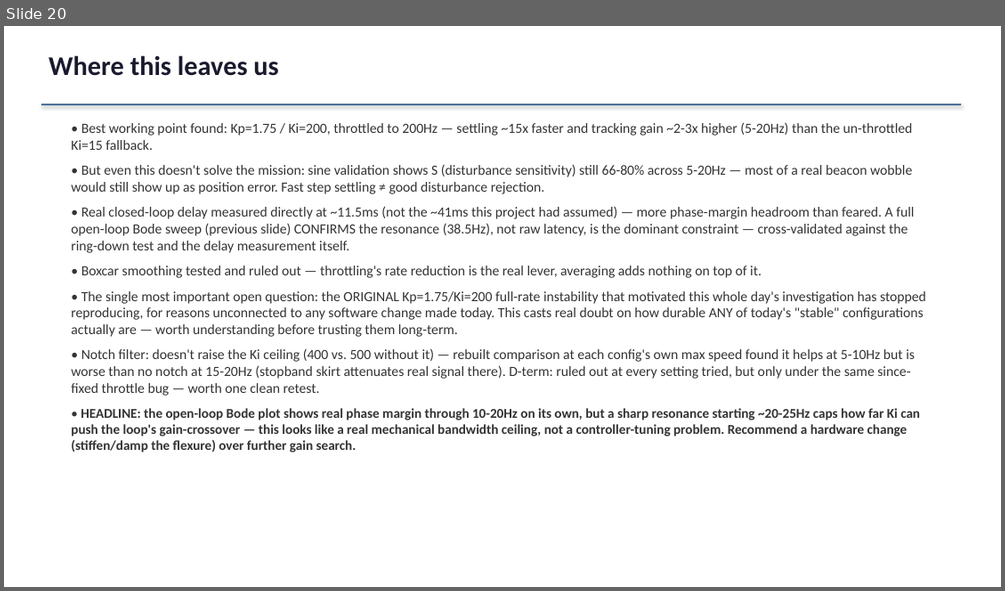
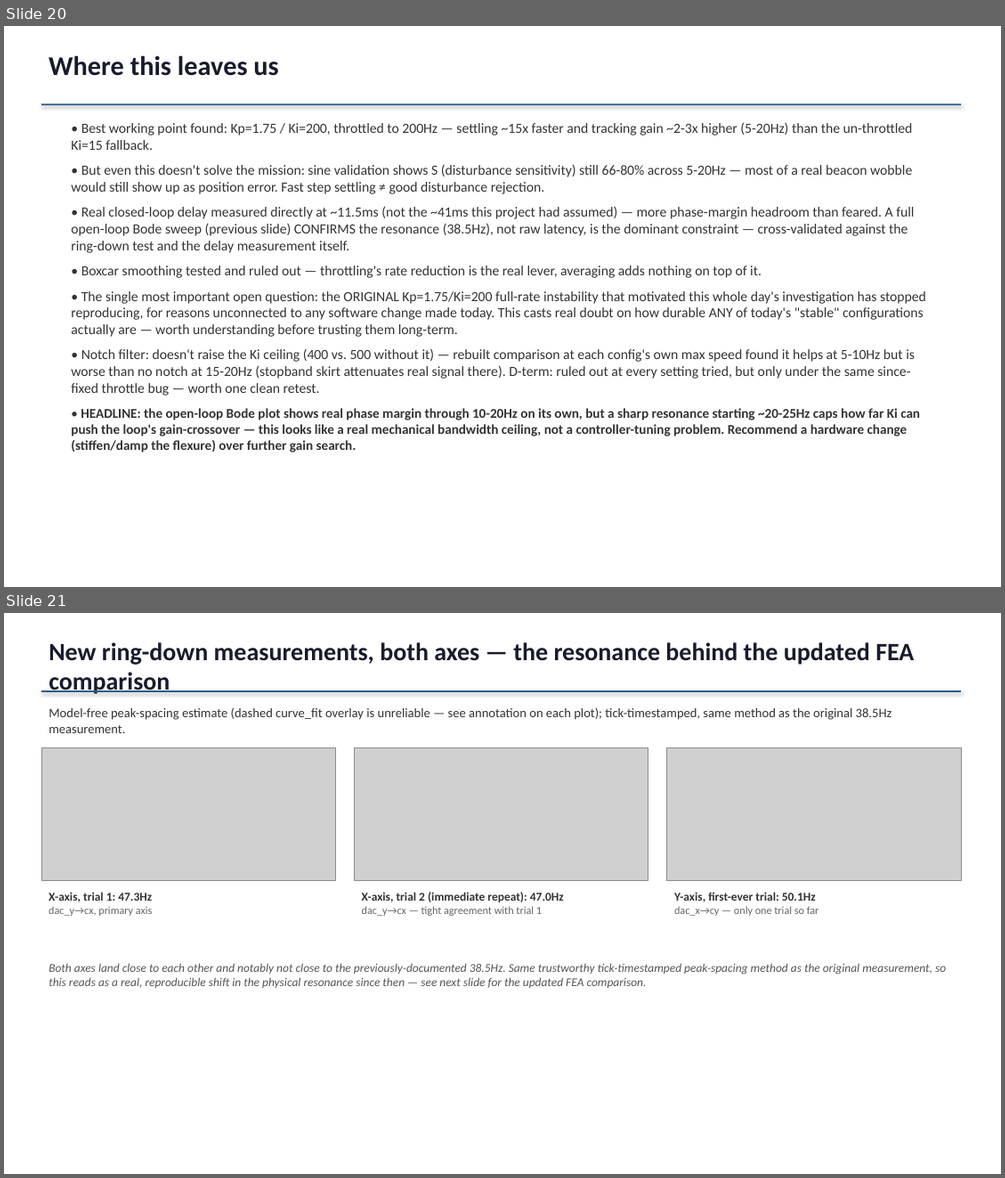
Before and after one commit to ucsbdeepspace/rpi_camera_system, a slide deck: docs/session_results_2026-08-18_pid_tuning.pptx. Shown one above the other, each under a label of ours: slide 20 before the commit, slides 20 and 21 after it. The pictures are 1005x591 and 1005x1178 pixels, drawn with LibreOffice and Linux fonts; fonts in the diff are those of the drawing; grey boxes stand for pictures. Boxes give left, top, right and bottom in pixels: in the first picture for what was removed or moved away, otherwise in the second. Text is boxed around its words. In the diff, an @@ line names an element or a change of style, - is before the commit and + after.

Commit message:
docs: add ring-down plots slide before the FEA-vs-bench comparison slide

```diff
--- a/docs/session_results_2026-08-18_pid_tuning.pptx
+++ b/docs/session_results_2026-08-18_pid_tuning.pptx
@@ slide 21 added at <box>4,613,1001,1174</box>, background #FFFFFF @@
@@ text added at <box>48,642,914,665</box>, 24 pt, text #1A1A2E, bold @@
+New ring-down measurements, both axes — the resonance behind the updated FEA comparison
@@ line added from (41, 691) to (961, 691), #2E5C8A 1.5 pt @@
@@ text added at <box>48,707,892,733</box>, 12.5 pt, text #333333 @@
+Model-free peak-spacing estimate (dashed curve_fit overlay is unreliable — see annotation on each plot); tick-timestamped, same method as the original 38.5Hz measurement.
@@ picture added at <box>41,747,335,880</box> @@
@@ picture added at <box>354,747,647,880</box> @@
@@ picture added at <box>667,747,961,880</box> @@
@@ text added at <box>48,892,153,916</box>, 11.5 pt, text #333333, bold @@
+X-axis, trial 1: 47.3Hz
+dac_y→cx, primary axis
@@ text added at <box>362,892,564,916</box>, 11.5 pt, text #333333, bold @@
+X-axis, trial 2 (immediate repeat): 47.0Hz
+dac_y→cx — tight agreement with trial 1
@@ text added at <box>674,892,819,916</box>, 11.5 pt, text #333333, bold @@
+Y-axis, first-ever trial: 50.1Hz
+dac_x→cy — only one trial so far
@@ text added at <box>48,963,946,988</box>, 11.5 pt, text #555555, italic @@
+Both axes land close to each other and notably not close to the previously-documented 38.5Hz. Same trustworthy tick-timestamped peak-spacing method as the original measurement, so this reads as a real, reproducible shift in the physical resonance since then — see next slide for the updated FEA comparison.
```
